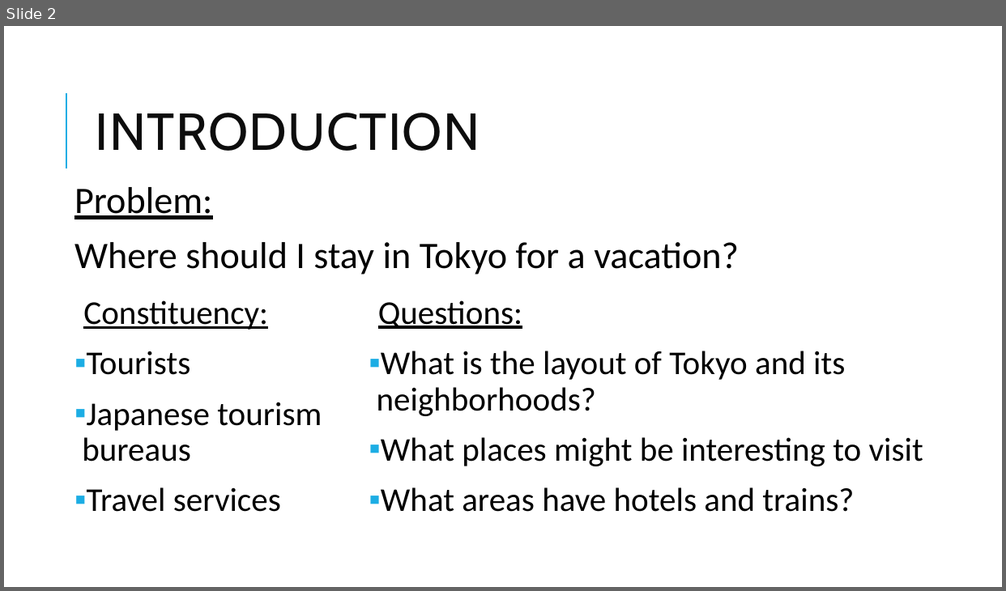
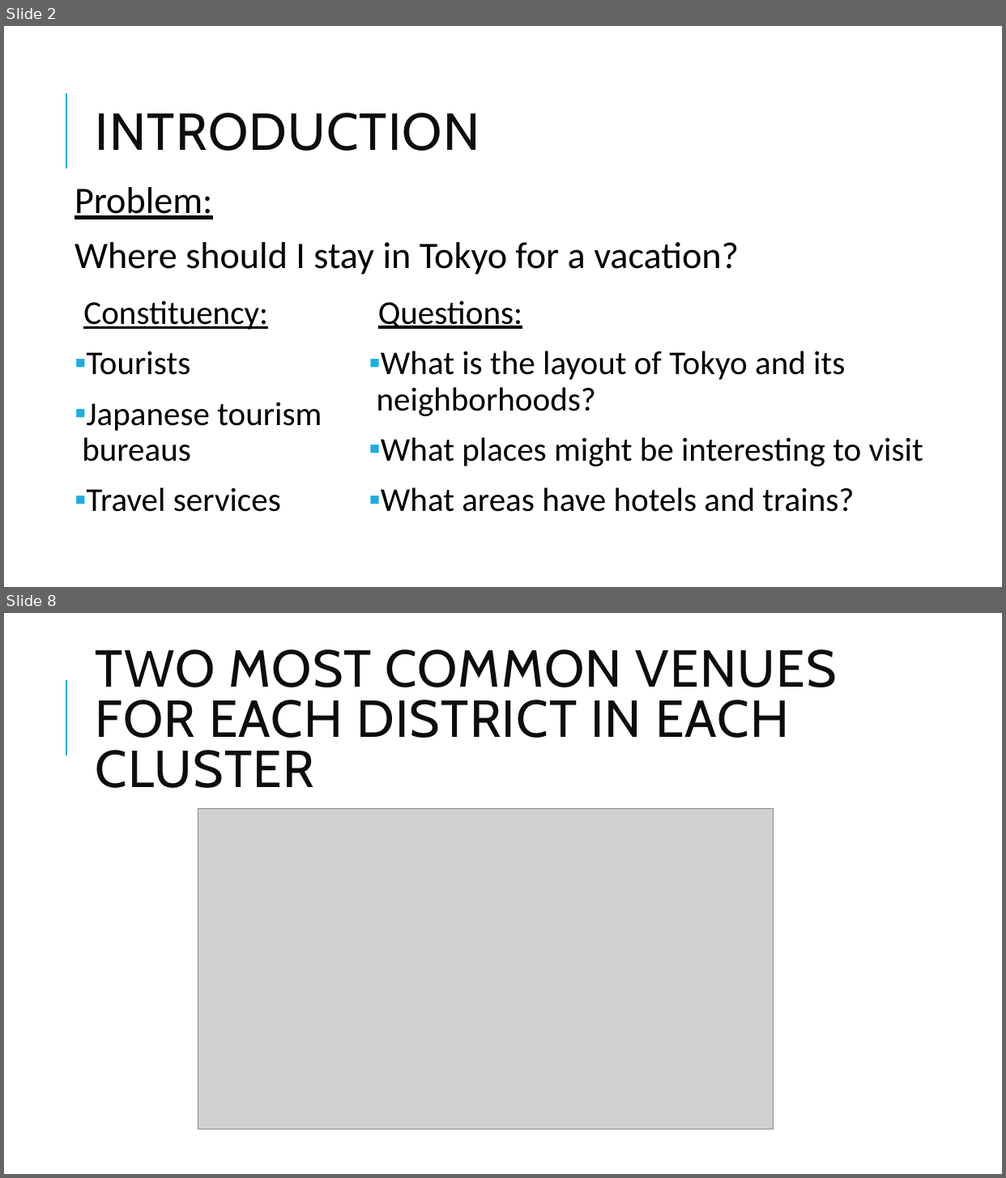
Before and after one commit to zarnajin/AppliedDataScienceCapstone, a slide deck: CapstonePresentation-Tokyo.pptx. Shown one above the other, each under a label of ours: slide 2 before the commit, slides 2 and 8 after it; the slides between them are not shown. The pictures are 1006x591 and 1006x1178 pixels, drawn with LibreOffice and Linux fonts; fonts in the diff are those of the drawing; grey boxes stand for pictures. Boxes give left, top, right and bottom in pixels: in the first picture for what was removed or moved away, otherwise in the second. Text is boxed around its words. In the diff, an @@ line names an element or a change of style, - is before the commit and + after.

```diff
--- a/CapstonePresentation-Tokyo.pptx
+++ b/CapstonePresentation-Tokyo.pptx
@@ slide 8 added at (4, 613, 1002, 1174), background #FFFFFF; not listed: 1 template element that a slide beside it also shows @@
@@ title added at (96, 649, 837, 788), 50 pt, text #0D0D0D @@
+TWO MOST COMMON VENUES FOR EACH DISTRICT IN EACH CLUSTER
@@ picture added at (198, 808, 773, 1130) @@
```
Also in this commit, not shown: 1 slide changed, 12 other slides added, 1 slide removed, 1 other file.
